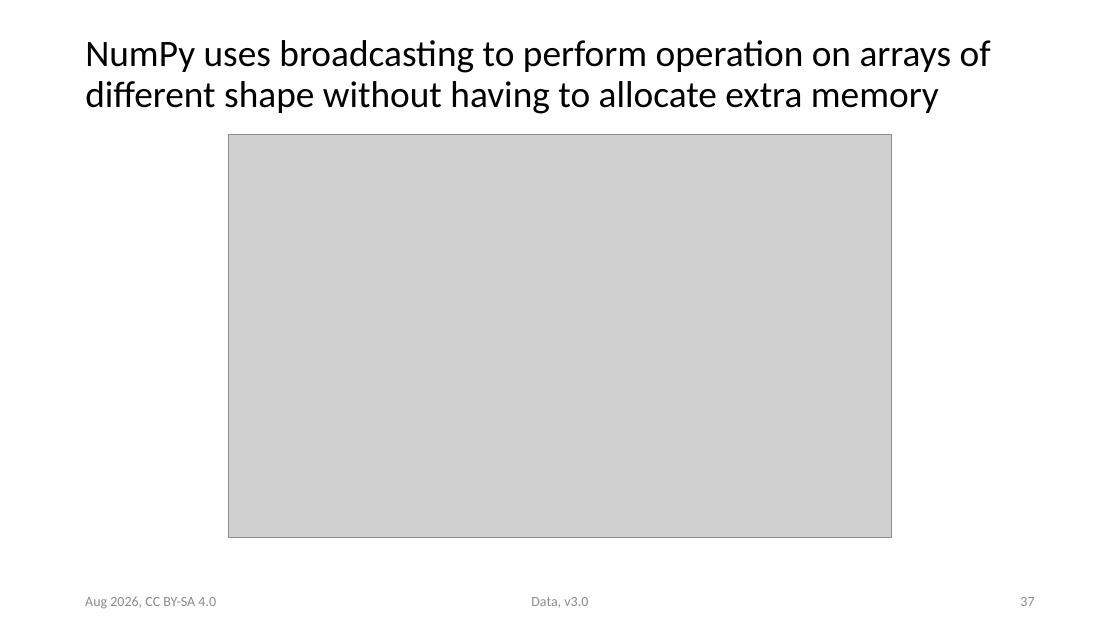
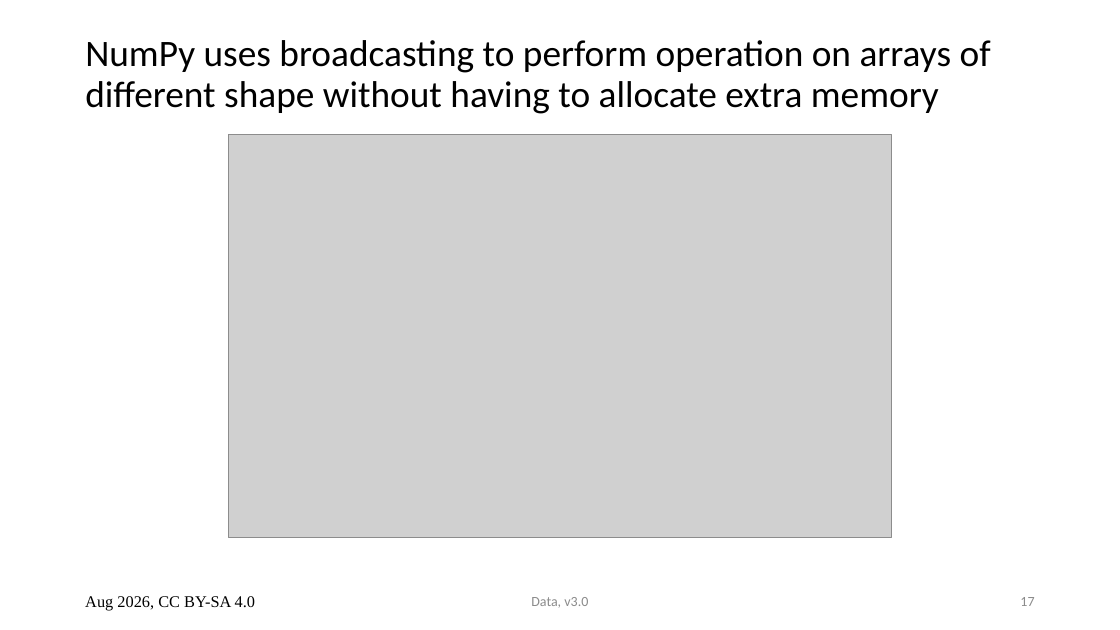
Before and after one commit to ASPP/data_class, a slide deck: slide 17 of numpy.pptx (slide 37 before the commit). Drawn at 1120x630 pixels with LibreOffice and Linux fonts; fonts in the diff are those of the drawing; grey boxes stand for pictures. Boxes give left, top, right and bottom in pixels: in the first picture for what was removed or moved away, otherwise in the second. Text is boxed around its words. In the diff, an @@ line names an element or a change of style, - is before the commit and + after.

```diff
--- a/numpy.pptx
+++ b/numpy.pptx
@@ text "Aug 2026, CC BY-SA 4.0" at (85,596,255,611): size 12 to 14 pt, font Calibri to Times New Roman, text colour #8B8B8B to #000000 @@
@@ page number at (1020,597,1034,606): text changed @@
-37
+17
```
Also in this commit, not shown: 10 other slides changed, 3 slides removed.
